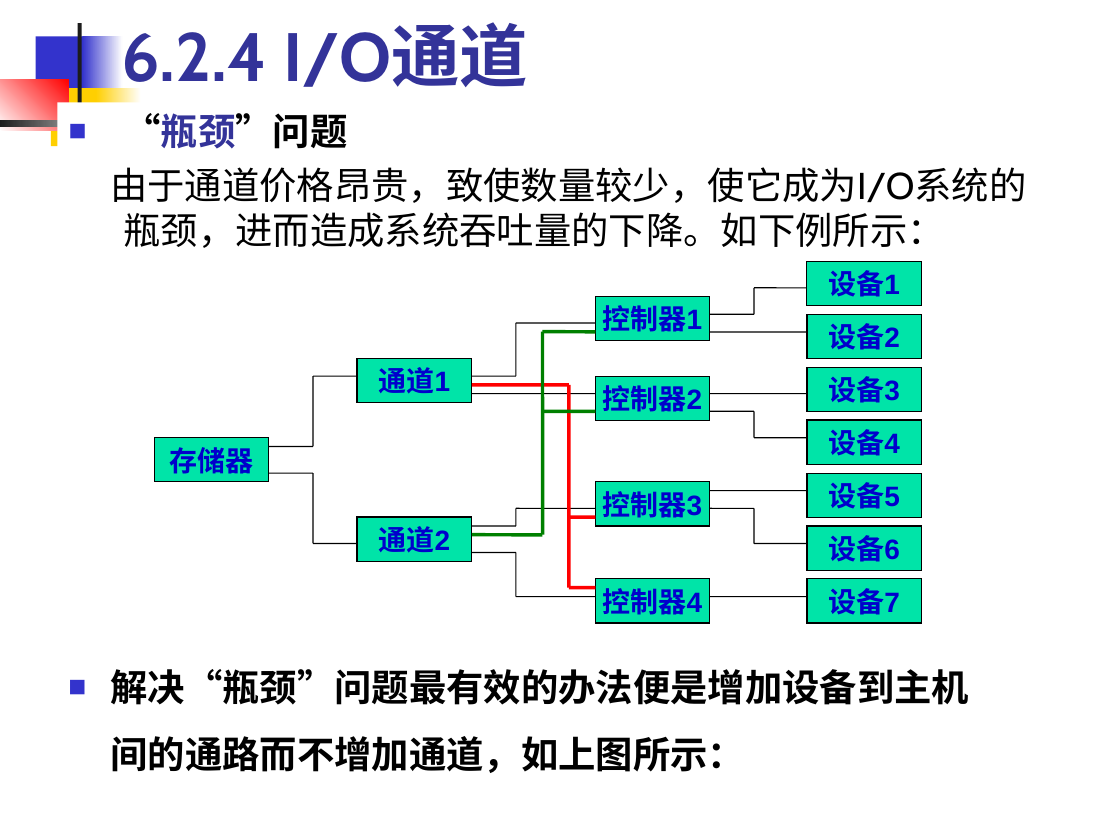
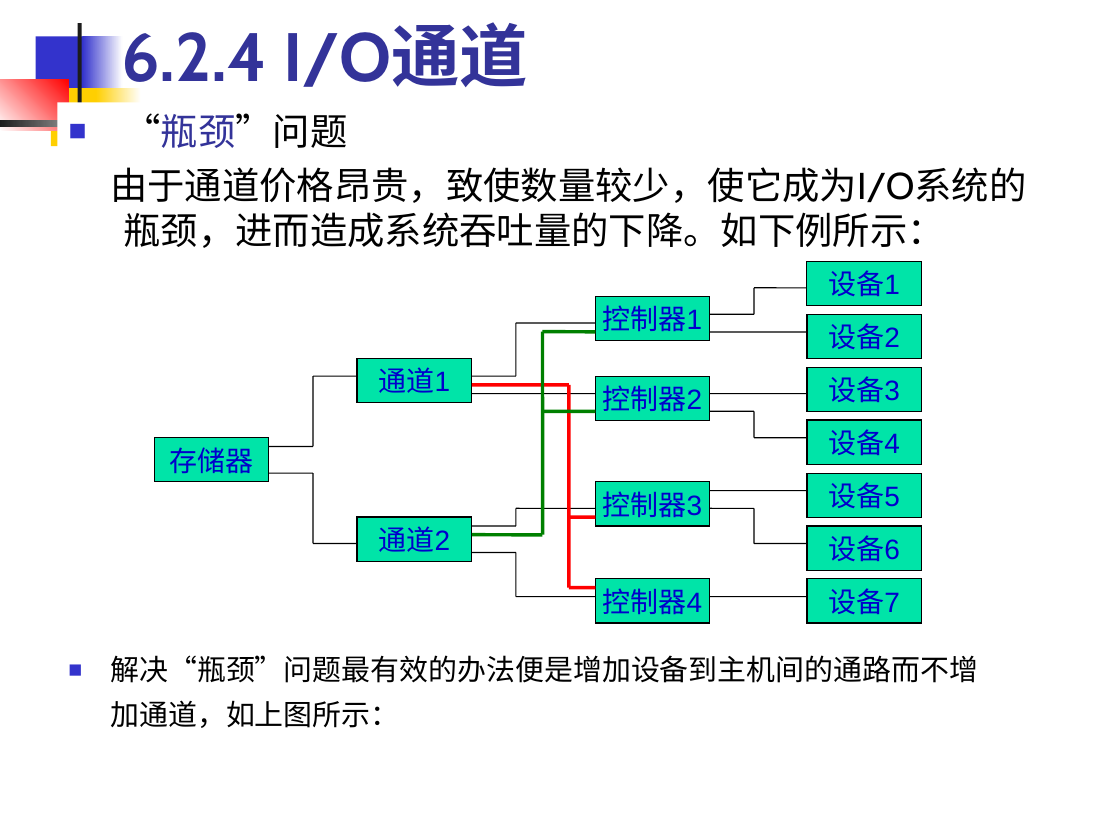
Before and after one commit to edu2act/course-OS, a slide deck: slide 17 of materials/slides/OS_Chap 6.ppt. Drawn at 1120x840 pixels with LibreOffice and Linux fonts; fonts in the diff are those of the drawing. Boxes give left, top, right and bottom in pixels: in the first picture for what was removed or moved away, otherwise in the second. Text is boxed around its words. In the diff, an @@ line names an element or a change of style, - is before the commit and + after.

```diff
--- a/materials/slides/OS_Chap 6.ppt
+++ b/materials/slides/OS_Chap 6.ppt
@@ text at <box>124,113,348,148</box>: bold off in "“瓶颈”问题" @@
@@ bold off in 14 elements at <box>155,438,269,482</box>, <box>357,358,472,402</box>, <box>357,517,472,561</box>, <box>595,297,709,340</box>, <box>595,376,709,420</box>, <box>595,482,709,525</box>, <box>595,579,709,623</box>, <box>806,261,921,305</box>, <box>806,315,921,358</box>, <box>806,367,921,411</box>, <box>806,420,921,464</box>, <box>806,473,921,516</box>, <box>806,526,921,570</box>, <box>806,579,921,623</box> @@
@@ text "解决“瓶颈”问题最有效的办法便是增加设备到主机间的通路而不增加通道，如上图所示：" at <box>110,655,978,728</box>: size 24 to 18.6 pt, bold off; line spacing 1.5 to 1.3 @@
```
Also in this commit, not shown: 29 other slides changed, 3 other files.
